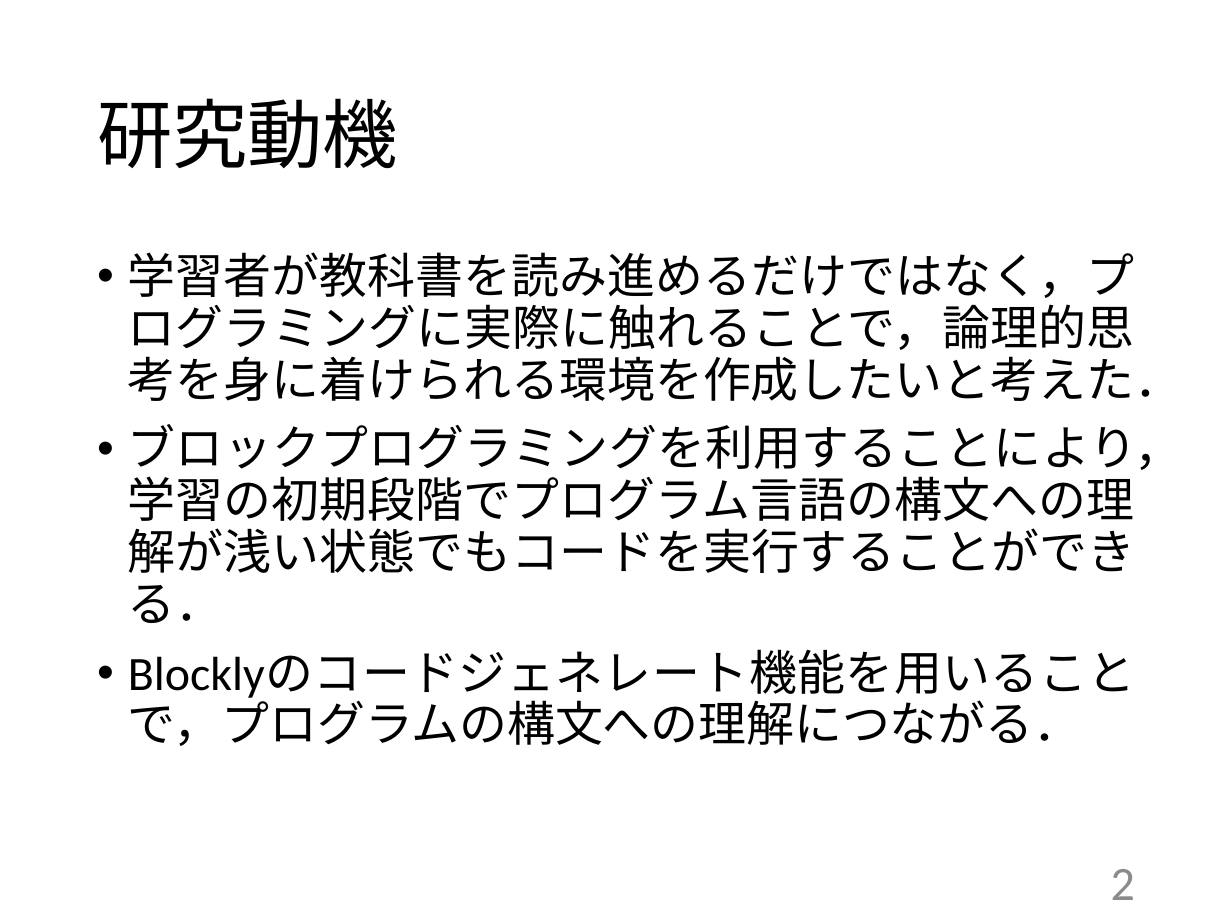
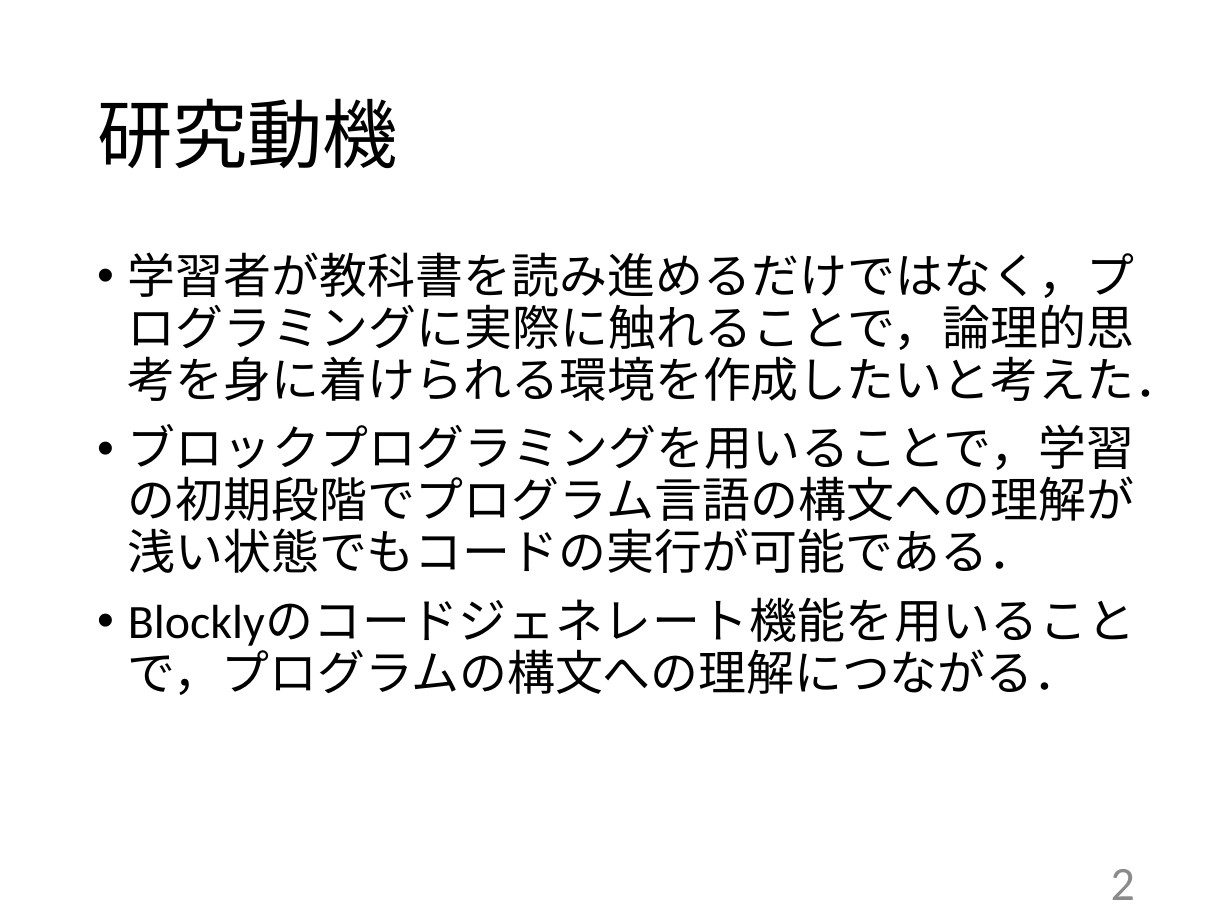
Before and after one commit to kait-takanolab/1821121-shimaoka-thesis, a slide deck: slide 2 of 1821121_shimaoka_tyuukan.pptx. Drawn at 1232x924 pixels with LibreOffice and Linux fonts; fonts in the diff are those of the drawing. Boxes give left, top, right and bottom in pixels: in the first picture for what was removed or moved away, otherwise in the second. Text is boxed around its words. In the diff, an @@ line names an element or a change of style, - is before the commit and + after.

```diff
--- a/1821121_shimaoka_tyuukan.pptx
+++ b/1821121_shimaoka_tyuukan.pptx
@@ text at (128, 424, 1134, 573): text changed @@
-• ブロックプログラミングを利用することにより，学習の初期段階でプログラム言語の構文への理解が浅い状態でもコードを実行することができる．
+• ブロックプログラミングを用いることで，学習の初期段階でプログラム言語の構文への理解が浅い状態でもコードの実行が可能である．
```
Also in this commit, not shown: 4 other slides changed.
